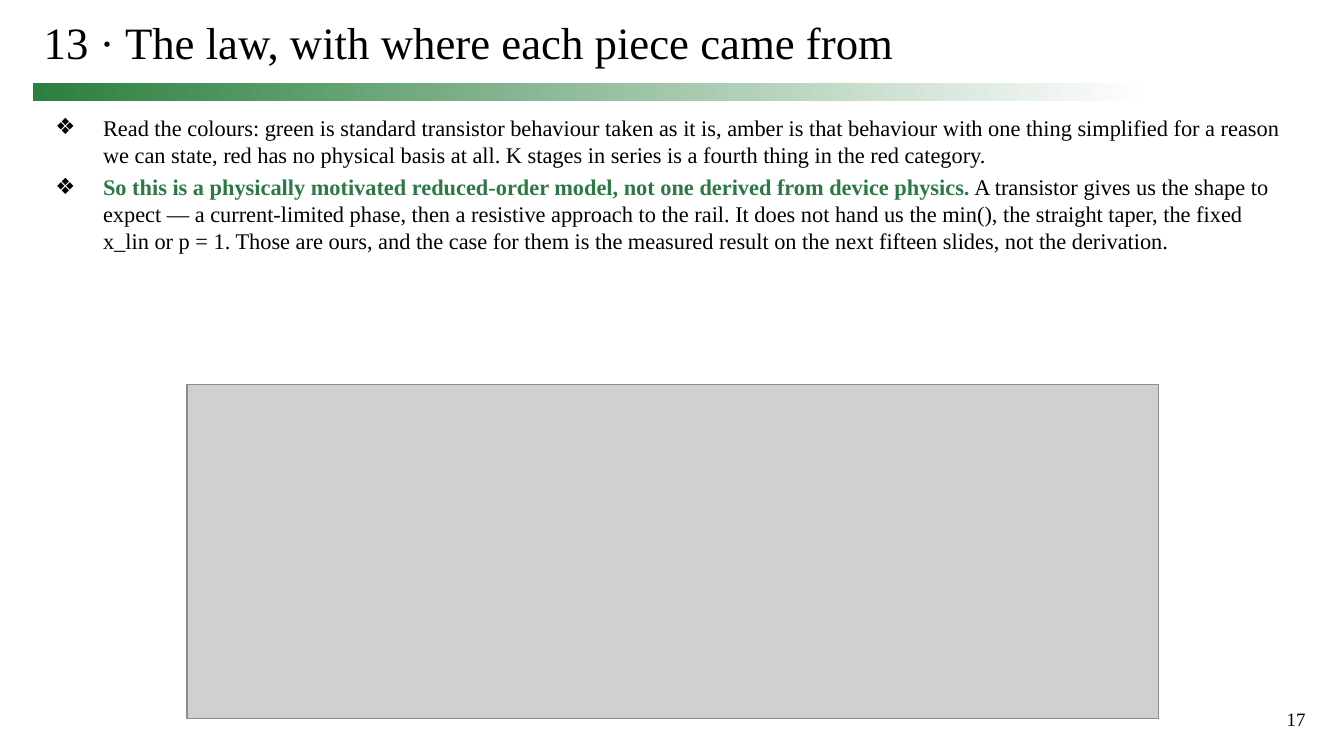
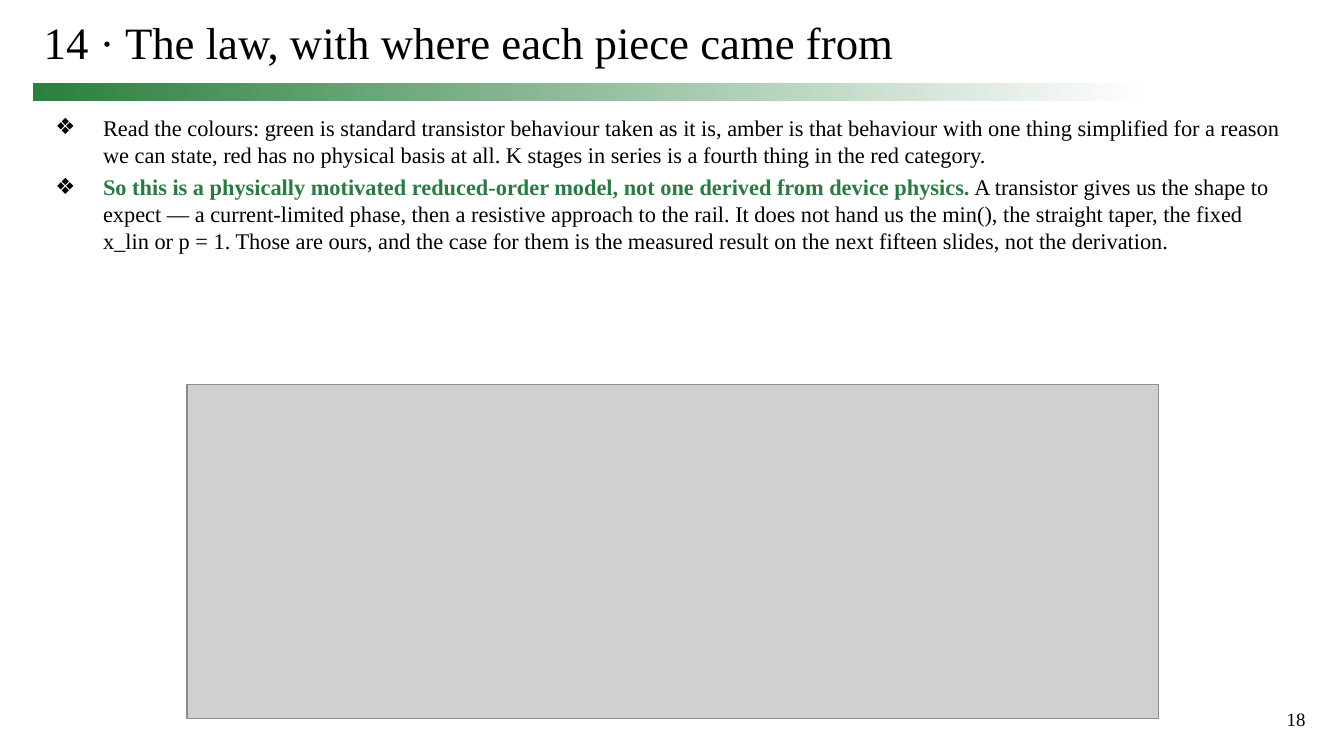
Before and after one commit to simon9721/ibis_comparison, a slide deck: slide 18 of results/meeting_deck_2026-09-24/0924_track1_story.pptx (slide 17 before the commit). Drawn at 1344x756 pixels with LibreOffice and Linux fonts; fonts in the diff are those of the drawing; grey boxes stand for pictures. Boxes give left, top, right and bottom in pixels: in the first picture for what was removed or moved away, otherwise in the second. Text is boxed around its words. In the diff, an @@ line names an element or a change of style, - is before the commit and + after.

```diff
--- a/results/meeting_deck_2026-09-24/0924_track1_story.pptx
+++ b/results/meeting_deck_2026-09-24/0924_track1_story.pptx
@@ title at [44, 27, 893, 69]: text changed @@
-13 · The law, with where each piece came from
+14 · The law, with where each piece came from
@@ page number at [1287, 713, 1306, 726]: text changed @@
-17
+18
```
Also in this commit, not shown: 10 other slides changed, 1 slide added, 4 other files.
